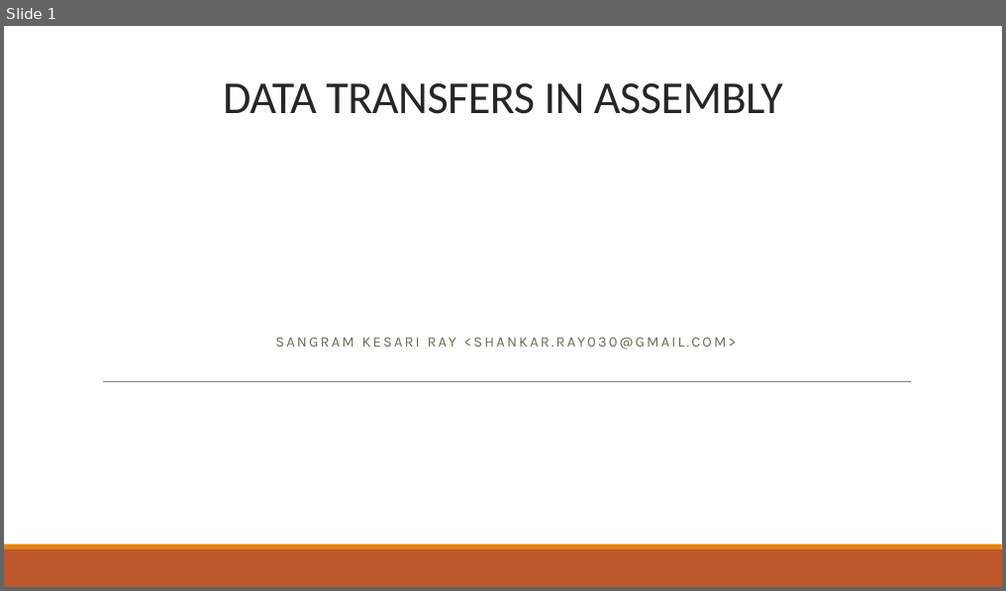
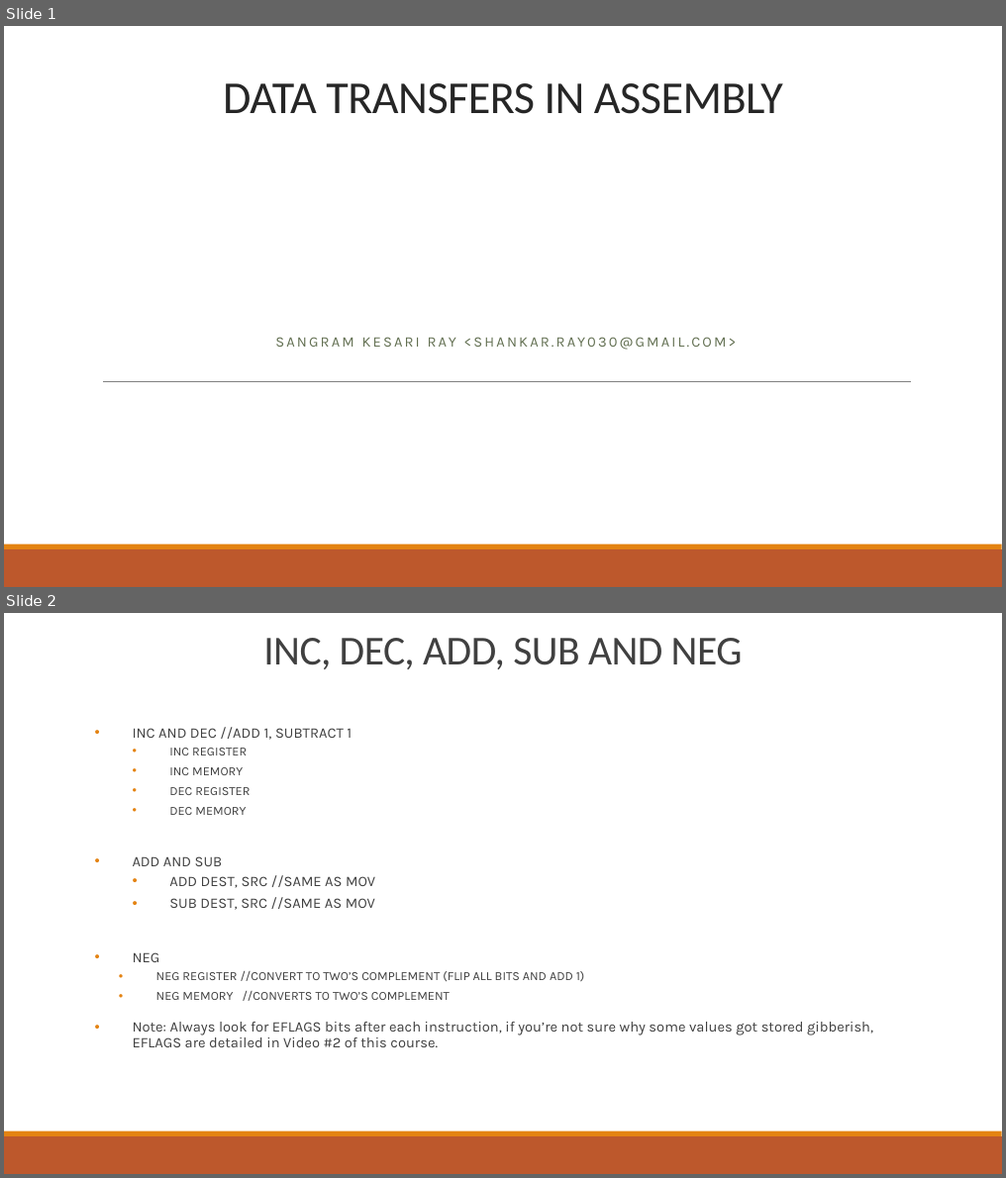
Before and after one commit to b1nch3f/Assembly-Language-Tutorials-for-Windows, a slide deck: 04 Data Transfers/Data Transfers - Part 2.pptx. Shown one above the other, each under a label of ours: slide 1 before the commit, slides 1 and 2 after it. The pictures are 1006x591 and 1006x1178 pixels, drawn with LibreOffice and Linux fonts; fonts in the diff are those of the drawing. Boxes give left, top, right and bottom in pixels: in the first picture for what was removed or moved away, otherwise in the second. Text is boxed around its words. In the diff, an @@ line names an element or a change of style, - is before the commit and + after.

```diff
--- a/04 Data Transfers/Data Transfers - Part 2.pptx
+++ b/04 Data Transfers/Data Transfers - Part 2.pptx
@@ slide 2 added at (4,613,1002,1174), background #FFFFFF; not listed: 2 template elements that a slide beside it also shows @@
@@ title added at (263,638,743,669), 39.6 pt, text #404040 @@
+INC, DEC, ADD, SUB AND NEG
@@ subtitle added at (133,727,873,1048), 14 pt, text #404040 @@
+• INC AND DEC //ADD 1, SUBTRACT 1
+  • INC REGISTER
+  • INC MEMORY
+  • DEC REGISTER
+  • DEC MEMORY
+• ADD AND SUB
+  • ADD DEST, SRC //SAME AS MOV
+  • SUB DEST, SRC //SAME AS MOV
+• NEG
+  • NEG REGISTER //CONVERT TO TWO’S COMPLEMENT (FLIP ALL BITS AND ADD 1)
+  • NEG MEMORY //CONVERTS TO TWO’S COMPLEMENT
+• Note: Always look for EFLAGS bits after each instruction, if you’re not sure why some values got stored gibberish, EFLAGS are detailed in Video #2 of this course.
```
Also in this commit, not shown: 9 other slides added, 7 slides removed, 17 other files.
